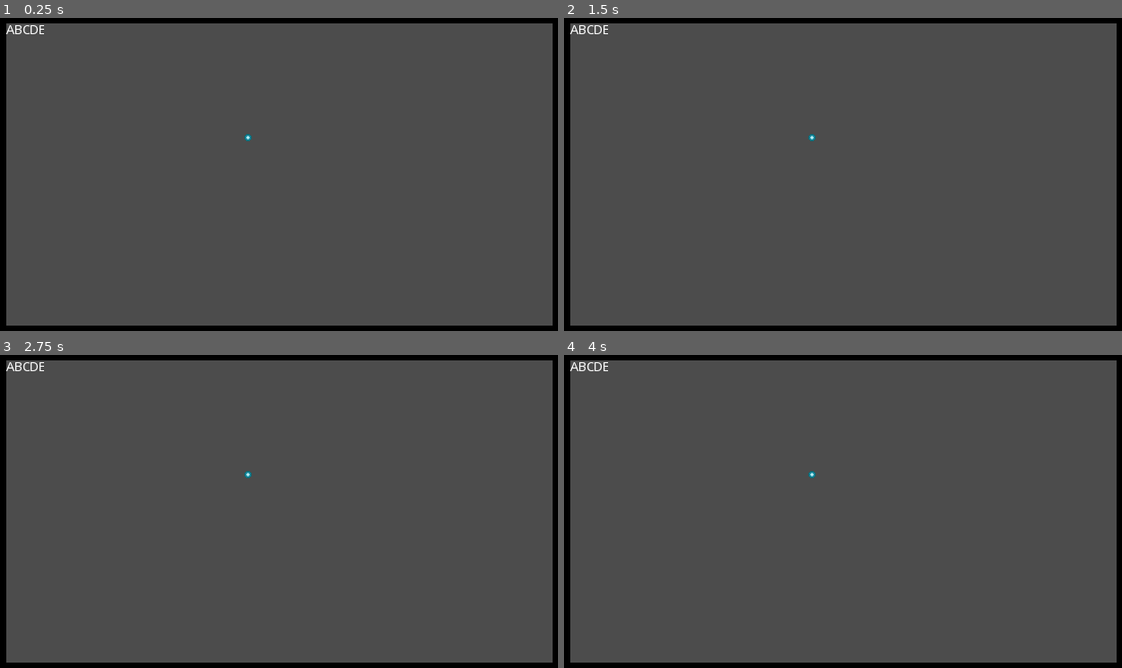
Above: before the commit, frames 1-4 (two rows, left to right).
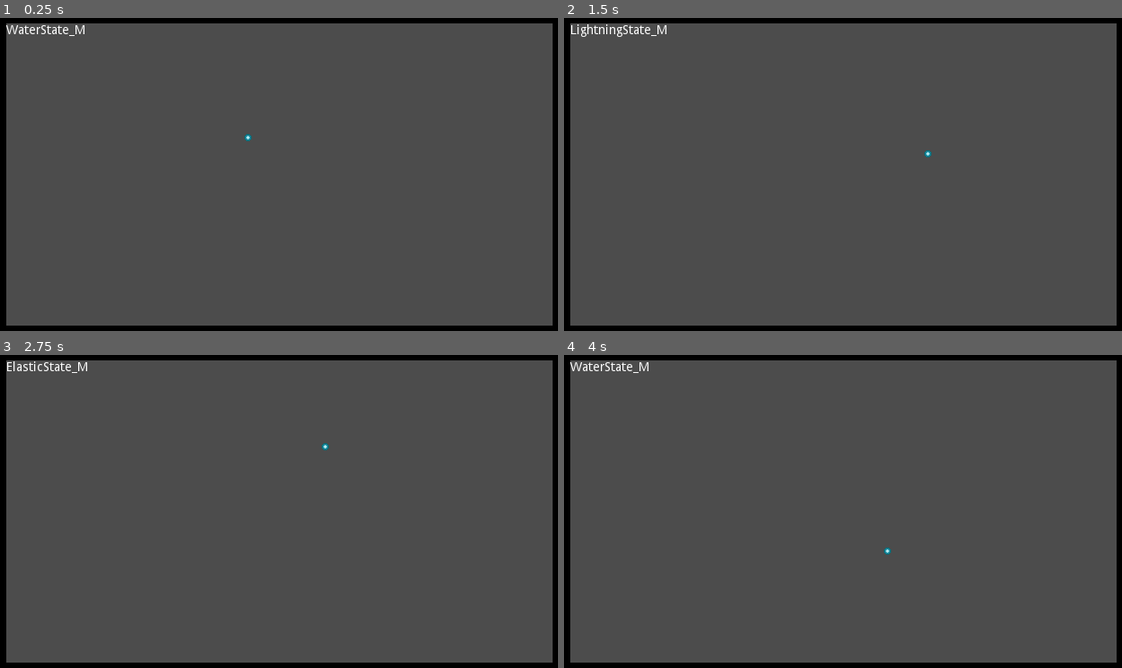
Above: after the commit, the same moments.

Repository: MrBSmith/Weesp
Game: Godot game, scene res://Scenes/Main/Game.tscn
Same seed, same stepped clock (60 frames per second), same inputs: the game is played once before the commit and once after it.
Inputs (mouse positions are in pixels of both pictures, inside the frame that each line leads up to):
- Up to frame 1 (0.25 s): no input
- Up to frame 2 (1.5 s): tap Enter at 0.5 s; move the mouse to (971, 155) at 0.52 s; tap 3 (SwitchElasticState, bound only after the commit) at 0.6 s; click (971, 155) at 0.67 s; tap 2 (SwitchLightningState, bound only after the commit) at 0.8, 1.35 s; move the mouse to (725, 187) at 1.27 s; click (725, 187) at 1.42 s
- Up to frame 3 (2.75 s): tap 1 (SwitchWaterState, bound only after the commit) at 1.55, 2.1 s; move the mouse to (334, 436) at 2.02 s; click (334, 436) at 2.17 s; tap 3 (SwitchElasticState, bound only after the commit) at 2.3 s
- Up to frame 4 (4 s): tap Space at 2.75 s; move the mouse to (815, 574) at 2.77 s; tap 3 (SwitchElasticState, bound only after the commit) at 2.85 s; click (815, 574) at 2.92 s; tap 2 (SwitchLightningState, bound only after the commit) at 3.05, 3.6 s; move the mouse to (1015, 555) at 3.52 s; click (1015, 555) at 3.67 s; tap 1 (SwitchWaterState, bound only after the commit) at 3.8 s

The runs differ from the first frame. In frame 1, 0.2% of the frame differs, in the area x 0-16%, y 2-6%; in frame 2, 0.3%, in the area x 1-66%, y 2-45%; in frame 3, 0.3%; in frame 4, 0.3%.
Error before the commit: Parse Error: Unknown class: "BaseIdle" (res://Scenes/Player/Water/WaterIdle.gd:1)

Commit message:
changement d'element effectif 17h57

Diff:
--- a/BaseClasses/ElementStateMachineBase.gd
+++ b/BaseClasses/ElementStateMachineBase.gd
@@ -2,8 +2,17 @@
 
 class_name ElementStateMachineBase
 
+var player_node : Node
+
 func _ready():
 	set_physics_process(false)
+	state_init()
+
+func element_state_init():
+	set_state(states_map[0])
+	for state in states_map:
+		if ("player_node" in state):
+			state.player_node = player_node
 
 # Call for the current state process at every frame of the physic process
 func update(_host, delta):
--- a/BaseClasses/StateBase.gd
+++ b/BaseClasses/StateBase.gd
@@ -1,4 +1,6 @@
 extends Node
+
+var player_node : Node
 
 class_name StateBase
 
--- a/BaseClasses/StateMachine.gd
+++ b/BaseClasses/StateMachine.gd
@@ -35,6 +35,7 @@
 # Set current_state at a new state, also set previous state, and emit a signal to notify the change, to anybody needing it
 func set_state(new_state):
 
+
 	# if the given argument is a string, get the
 	if new_state is String:
 		new_state = get_node(new_state)
@@ -51,6 +52,8 @@
 	previous_state = current_state
 	current_state = new_state
 
+	state_name = current_state.get_name()
+
 	# Use the enter_state function of the current state
 	if new_state != null:
 		current_state.enter_state(self)
--- a/Scenes/Player/PlayerStateMachine.gd
+++ b/Scenes/Player/PlayerStateMachine.gd
@@ -8,3 +8,11 @@
 		if ("player_node" in child):
 			child.player_node = player_node
 			child.element_state_init()
+
+func _unhandled_input(_event):
+	if Input.is_action_just_pressed("SwitchWaterState"):
+		set_state("WaterState_M")
+	elif Input.is_action_just_pressed("SwitchLightningState"):
+		set_state("LightningState_M")
+	elif Input.is_action_just_pressed("SwitchElasticState"):
+		set_state("ElasticState_M")
--- a/project.godot
+++ b/project.godot
@@ -9,6 +9,16 @@
 config_version=4
 
 _global_script_classes=[ {
+"base": "StateBase",
+"class": "BaseIdle",
+"language": "GDScript",
+"path": "res://Scenes/Player/BaseIdle.gd"
+}, {
+"base": "StateBase",
+"class": "BaseMove",
+"language": "GDScript",
+"path": "res://Scenes/Player/BaseMove.gd"
+}, {
 "base": "StateMachineBase",
 "class": "ElementStateMachineBase",
 "language": "GDScript",
@@ -25,6 +35,8 @@
 "path": "res://BaseClasses/StateMachine.gd"
 } ]
 _global_script_class_icons={
+"BaseIdle": "",
+"BaseMove": "",
 "ElementStateMachineBase": "",
 "StateBase": "",
 "StateMachineBase": ""
@@ -68,6 +80,24 @@
 "svg/scale": 1.0
 }
 
+[input]
+
+SwitchWaterState={
+"deadzone": 0.5,
+"events": [ Object(InputEventKey,"resource_local_to_scene":false,"resource_name":"","device":0,"alt":false,"shift":false,"control":false,"meta":false,"command":false,"pressed":false,"scancode":49,"unicode":0,"echo":false,"script":null)
+ ]
+}
+SwitchLightningState={
+"deadzone": 0.5,
+"events": [ Object(InputEventKey,"resource_local_to_scene":false,"resource_name":"","device":0,"alt":false,"shift":false,"control":false,"meta":false,"command":false,"pressed":false,"scancode":50,"unicode":0,"echo":false,"script":null)
+ ]
+}
+SwitchElasticState={
+"deadzone": 0.5,
+"events": [ Object(InputEventKey,"resource_local_to_scene":false,"resource_name":"","device":0,"alt":false,"shift":false,"control":false,"meta":false,"command":false,"pressed":false,"scancode":51,"unicode":0,"echo":false,"script":null)
+ ]
+}
+
 [rendering]
 
 environment/default_environment="res://default_env.tres"
